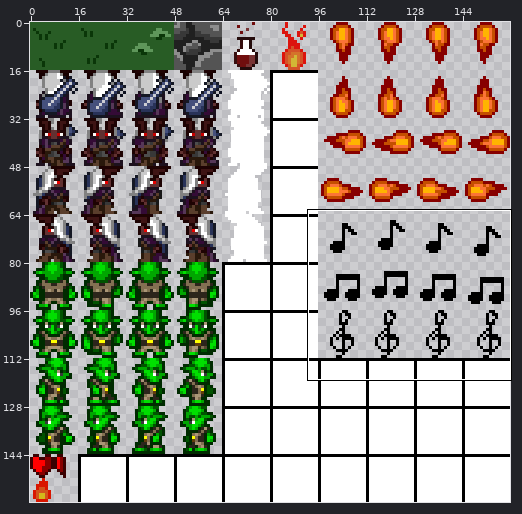
File history of a sprite sheet, res/spritesheet.png. The picture above shows the old version from afar; the outline marks the close-up.
Close-up. Before the commit:
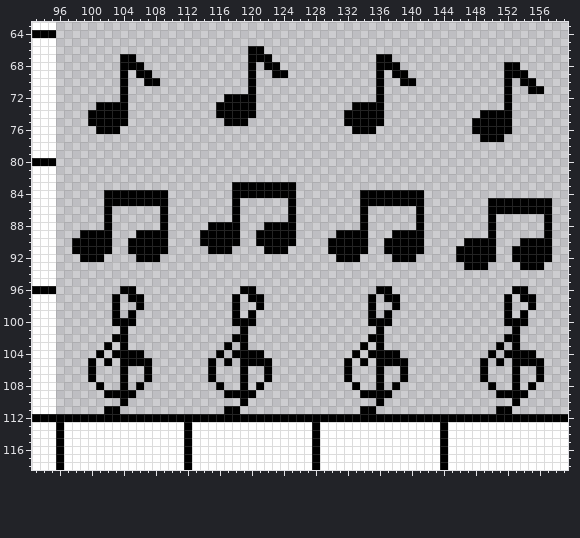
The file is 160x160 pixels. Pixels under 10% opacity are left out. Colours within 5 levels of each other are drawn and written as one. Shown: x 93..159, y 63..118.
Once edited:
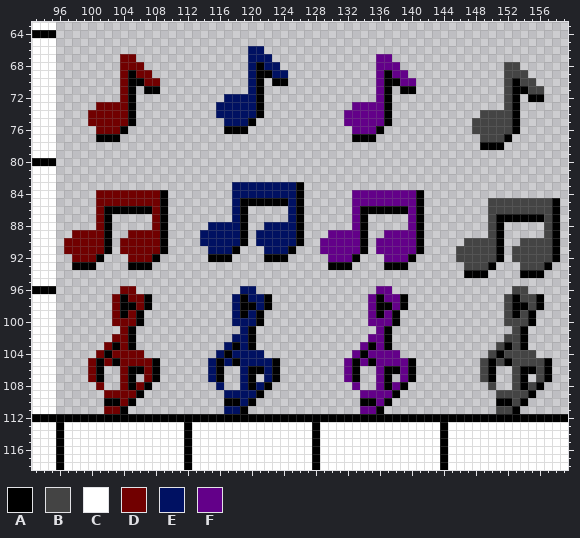
Palette (. is transparent): A #000000  B #444444  C #ffffff  D #710000  E #001162  F #630089
Edits made:
@@ x 93..159 @@
  65 CCC................................................................
- 66 CCC........................AA......................................
- 67 CCC........AA..............AAA.............AA......................
- 68 CCC........AAA.............A.AA............AAA.............AA......
- 69 CCC........A.AA............A..AA...........A.AA............AAA.....
- 70 CCC........A..AA...........A...............A..AA...........A.AA....
- 71 CCC........A...............A...............A...............A..AA...
- 72 CCC........A............AAAA...............A...............A.......
- 73 CCC.....AAAA...........AAAAA............AAAA...............A.......
- 74 CCC....AAAAA...........AAAAA...........AAAAA............AAAA.......
- 75 CCC....AAAAA............AAA............AAAAA...........AAAAA.......
- 76 CCC.....AAA.............................AAA............AAAAA.......
- 77 CCC.....................................................AAA........
- 78 CCC................................................................
+ 66 CCC........................EE......................................
+ 67 CCC........DD..............EEE.............FF......................
+ 68 CCC........DDD.............EAEE............FFF.............BB......
+ 69 CCC........DADD............EAAEE...........FAFF............BBB.....
+ 70 CCC........DAADD...........EA.AA...........FAAFF...........BABB....
+ 71 CCC........DA.AA...........EA..............FA.AA...........BAABB...
+ 72 CCC........DA...........EEEEA..............FA..............BA.AA...
+ 73 CCC.....DDDDA..........EEEEEA...........FFFFA..............BA......
+ 74 CCC....DDDDDA..........EEEEEA..........FFFFFA...........BBBBA......
+ 75 CCC....DDDDDA...........EEEA...........FFFFFA..........BBBBBA......
+ 76 CCC.....DDDA............AAA.............FFFA...........BBBBBA......
+ 77 CCC.....AAA.............................AAA.............BBBA.......
+ 78 CCC.....................................................AAA........
  79 CCC................................................................
@@ x 93..159 @@
  82 CCC................................................................
- 83 CCC......................AAAAAAAA..................................
- 84 CCC......AAAAAAAA........AAAAAAAA........AAAAAAAA..................
- 85 CCC......AAAAAAAA........A......A........AAAAAAAA........AAAAAAAA..
- 86 CCC......A......A........A......A........A......A........AAAAAAAA..
- 87 CCC......A......A........A......A........A......A........A......A..
- 88 CCC......A......A.....AAAA...AAAA........A......A........A......A..
- 89 CCC...AAAA...AAAA....AAAAA..AAAAA.....AAAA...AAAA........A......A..
- 90 CCC..AAAAA..AAAAA....AAAAA..AAAAA....AAAAA..AAAAA.....AAAA...AAAA..
- 91 CCC..AAAAA..AAAAA.....AAA....AAA.....AAAAA..AAAAA....AAAAA..AAAAA..
- 92 CCC...AAA....AAA......................AAA....AAA.....AAAAA..AAAAA..
- 93 CCC...................................................AAA....AAA...
- 94 CCC................................................................
+ 83 CCC......................EEEEEEEEA.................................
+ 84 CCC.....DDDDDDDDA........EEEEEEEEA......FFFFFFFFA..................
+ 85 CCC.....DDDDDDDDA........EAAAAAAEA......FFFFFFFFA........BBBBBBBBA.
+ 86 CCC.....DAAAAAADA........EA.....EA......FAAAAAAFA........BBBBBBBBA.
+ 87 CCC.....DA.....DA........EA.....EA......FA.....FA........BAAAAAABA.
+ 88 CCC.....DA.....DA.....EEEEA..EEEEA......FA.....FA........BA.....BA.
+ 89 CCC..DDDDA..DDDDA....EEEEEA.EEEEEA...FFFFA..FFFFA........BA.....BA.
+ 90 CCC.DDDDDA.DDDDDA....EEEEEA.EEEEEA..FFFFFA.FFFFFA.....BBBBA..BBBBA.
+ 91 CCC.DDDDDA.DDDDDA.....EEEA...EEEA...FFFFFA.FFFFFA....BBBBBA.BBBBBA.
+ 92 CCC..DDDA...DDDA......AAA....AAA.....FFFA...FFFA.....BBBBBA.BBBBBA.
+ 93 CCC..AAA....AAA......................AAA....AAA.......BBBA...BBBA..
+ 94 CCC...................................................AAA....AAA...
  95 CCC................................................................
- 96 AAA........AA.............AA...............AA...............AA.....
- 97 CCC.......A.AA...........A.AA.............A.AA.............A.AA....
- 98 CCC.......A..A...........A..A.............A..A.............A..A....
- 99 CCC.......A.A............A.A..............A.A..............A.A.....
-100 CCC.......AAA............AAA..............AAA..............AAA.....
-101 CCC........A..............A................A................A......
-102 CCC.......AA.............AA...............AA...............AA......
-103 CCC......A.A............A.A..............A.A..............A.A......
-104 CCC.....A.AAAA.........A.AAAA...........A.AAAA...........A.AAAA....
-105 CCC....A.A.AAAA.......A.A.AAAA.........A.A.AAAA.........A.A.AAAA...
-106 CCC....A...A..A.......A...A..A.........A...A..A.........A...A..A...
-107 CCC....A...A..A.......A...A..A.........A...A..A.........A...A..A...
-108 CCC.....A..A.A.........A..A.A...........A..A.A...........A..A.A....
-109 CCC......AAAA...........AAAA.............AAAA.............AAAA.....
-110 CCC........A..............A................A................A......
-111 CCC......AA.............AA...............AA...............AA.......
+ 96 AAA........DD.............EE...............FF...............BB.....
+ 97 CCC.......DADDA..........EAEEA............FAFFA............BABBA...
+ 98 CCC.......DAADA..........EAAEA............FAAFA............BAABA...
+ 99 CCC.......DADA...........EAEA.............FAFA.............BABA....
+100 CCC.......DDDA...........EEEA.............FFFA.............BBBA....
+101 CCC........DA.............EA...............FA...............BA.....
+102 CCC.......DDA............EEA..............FFA..............BBA.....
+103 CCC......DADA...........EAEA.............FAFA.............BABA.....
+104 CCC.....DADDDD.........EAEEEE...........FAFFFF...........BABBBB....
+105 CCC....DADADDDDA......EAEAEEEEA........FAFAFFFFA........BABABBBBA..
+106 CCC....DA..DAADA......EA..EAAEA........FA..FAAFA........BA..BAABA..
+107 CCC....DA..DA.DA......EA..EA.EA........FA..FA.FA........BA..BA.BA..
+108 CCC.....D..DADA........E..EAEA..........F..FAFA..........B..BABA...
+109 CCC......DDDDA..........EEEEA............FFFFA............BBBBA....
+110 CCC......AADA...........AAEA.............AAFA.............AABA.....
+111 CCC......DDA............EEA..............FFA..............BBA......
 112 AAAAAAAAAAAAAAAAAAAAAAAAAAAAAAAAAAAAAAAAAAAAAAAAAAAAAAAAAAAAAAAAAAA
Pixel boxes of the changes (left, top, right, bottom) in both close-ups:
changed: (216, 46, 288, 134)
changed: (88, 54, 160, 142)
changed: (344, 54, 416, 142)
changed: (472, 62, 544, 150)
changed: (200, 182, 416, 414)
changed: (64, 190, 160, 414)
changed: (456, 198, 560, 414)
